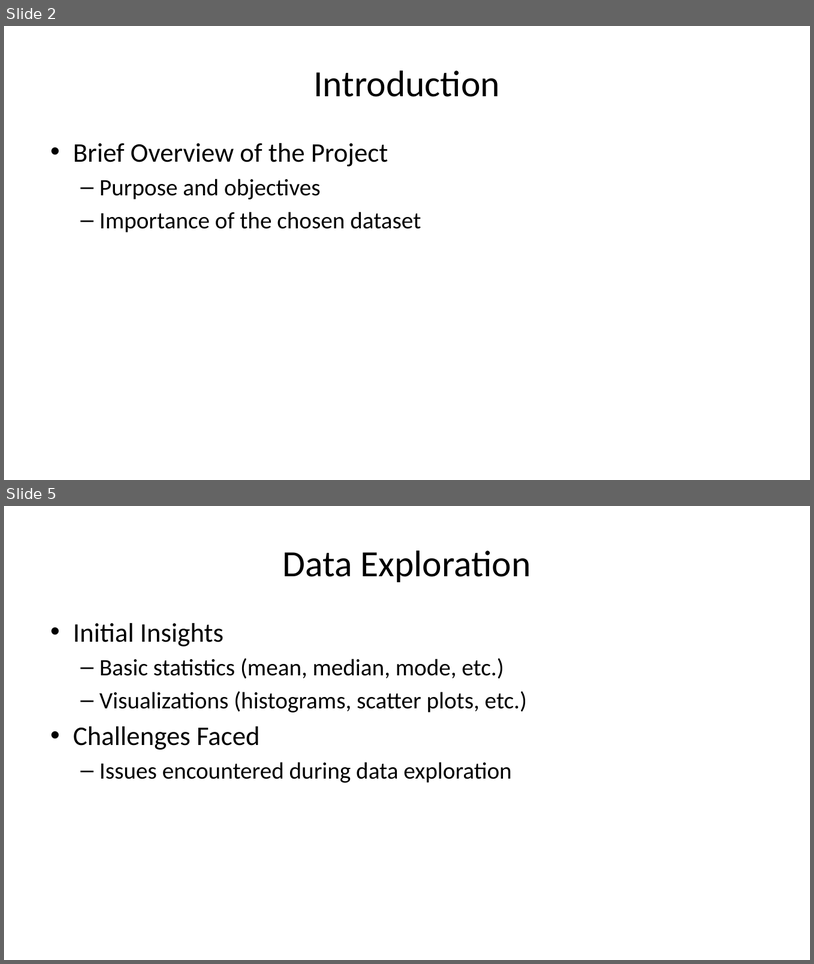
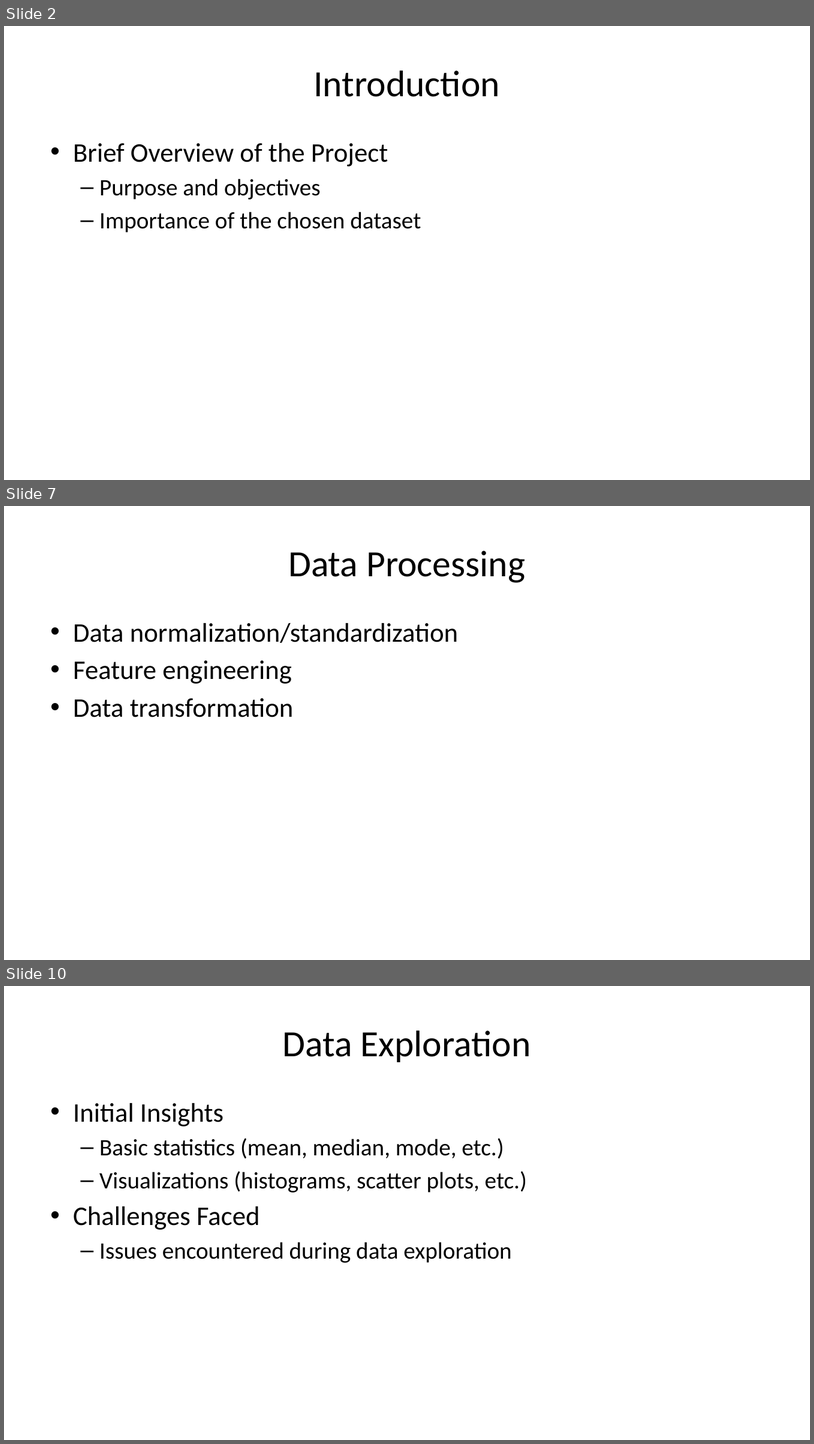
Before and after one commit to motazsaad/Exploratory-Analysis-of-Big-Data, a slide deck: materials/Big_Data_Project_Template.pptx. Shown one above the other, each under a label of ours: slides 2 and 5 before the commit, slides 2, 7 and 10 after it; the slides between them are not shown. The pictures are 814x964 and 814x1444 pixels, drawn with LibreOffice and Linux fonts; fonts in the diff are those of the drawing. Boxes give left, top, right and bottom in pixels: in the first picture for what was removed or moved away, otherwise in the second. Text is boxed around its words. In the diff, an @@ line names an element or a change of style, - is before the commit and + after.

```diff
--- a/materials/Big_Data_Project_Template.pptx
+++ b/materials/Big_Data_Project_Template.pptx
@@ slide 7 added at (4, 506, 810, 960), background #FFFFFF @@
@@ title added at (288, 550, 525, 583), 44 pt, text #000000 @@
+Data Processing
@@ text added at (73, 623, 458, 717), 32 pt, text #000000 @@
+• Data normalization/standardization
+• Feature engineering
+• Data transformation
@@ what was slide 5 is now slide 10 @@
```
Also in this commit, not shown: 3 slides changed, 4 other slides added.
